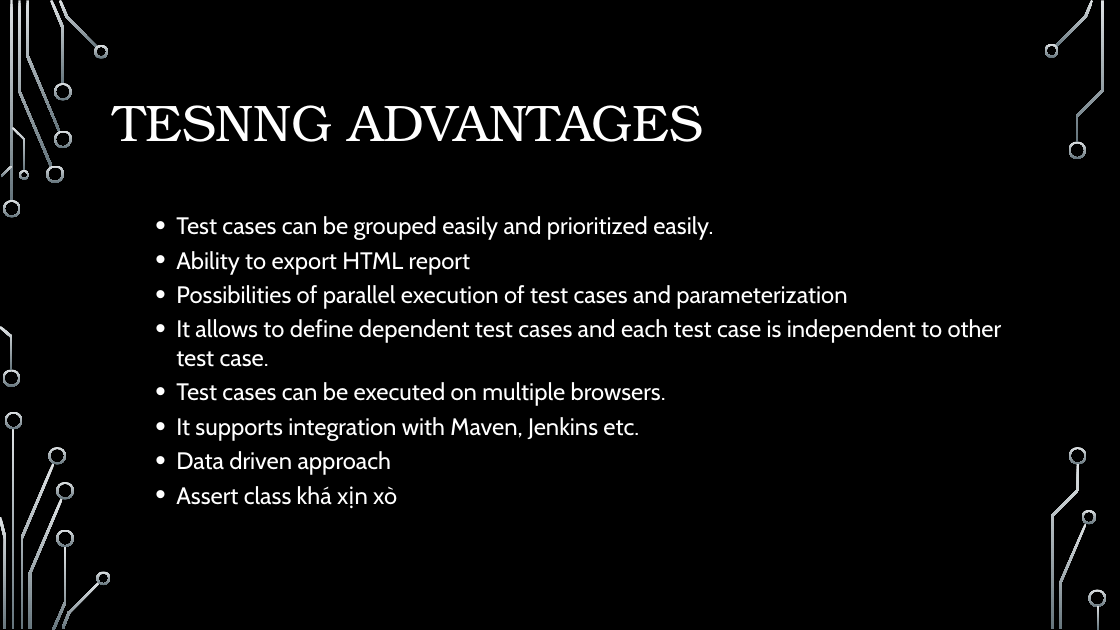
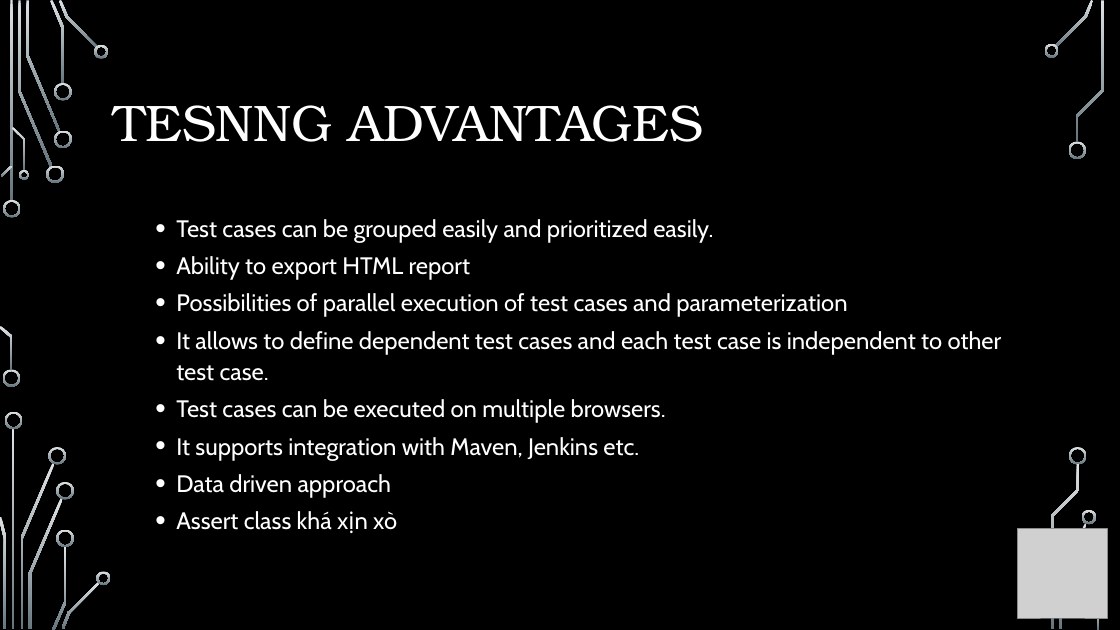
Before and after one commit to xuanthanhvc/testngdemo, a slide deck: slide 7 of Selenium TestNG.pptx. Drawn at 1120x630 pixels with LibreOffice and Linux fonts; fonts in the diff are those of the drawing; grey boxes stand for pictures; background and template pictures are left out. Boxes give left, top, right and bottom in pixels: in the first picture for what was removed or moved away, otherwise in the second. Text is boxed around its words. In the diff, an @@ line names an element or a change of style, - is before the commit and + after.

Commit message:
Update slides

```diff
--- a/Selenium TestNG.pptx
+++ b/Selenium TestNG.pptx
@@ text "Test cases can be grouped ..." at [176, 219, 1002, 530]: line spacing 1 to 1.1 @@
@@ picture added at [1018, 529, 1108, 618] @@
```
Also in this commit, not shown: 14 other slides changed.
